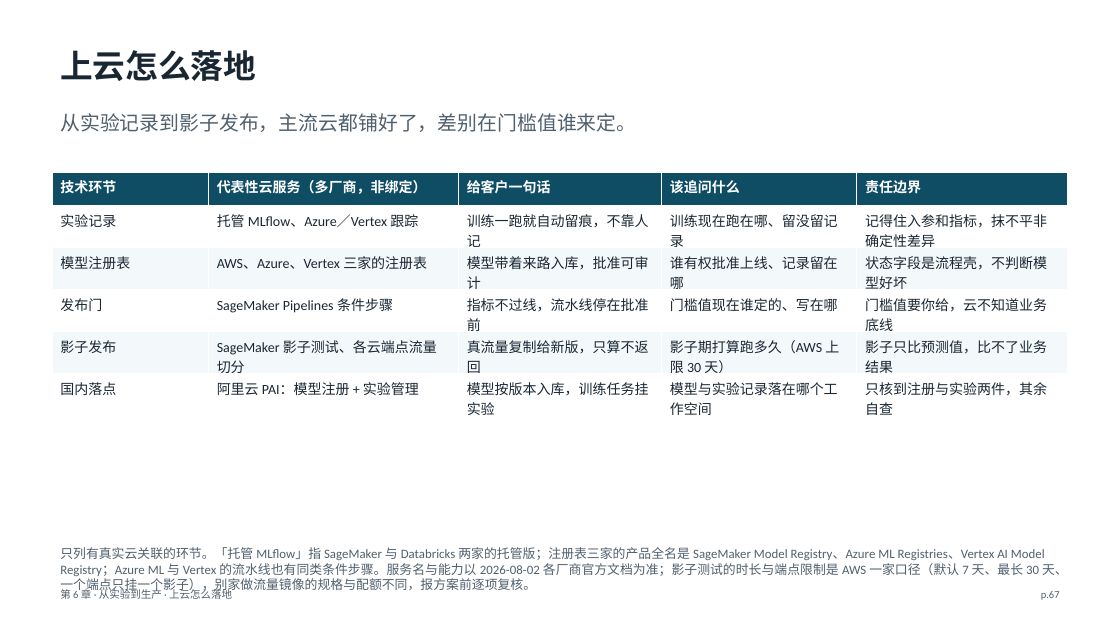
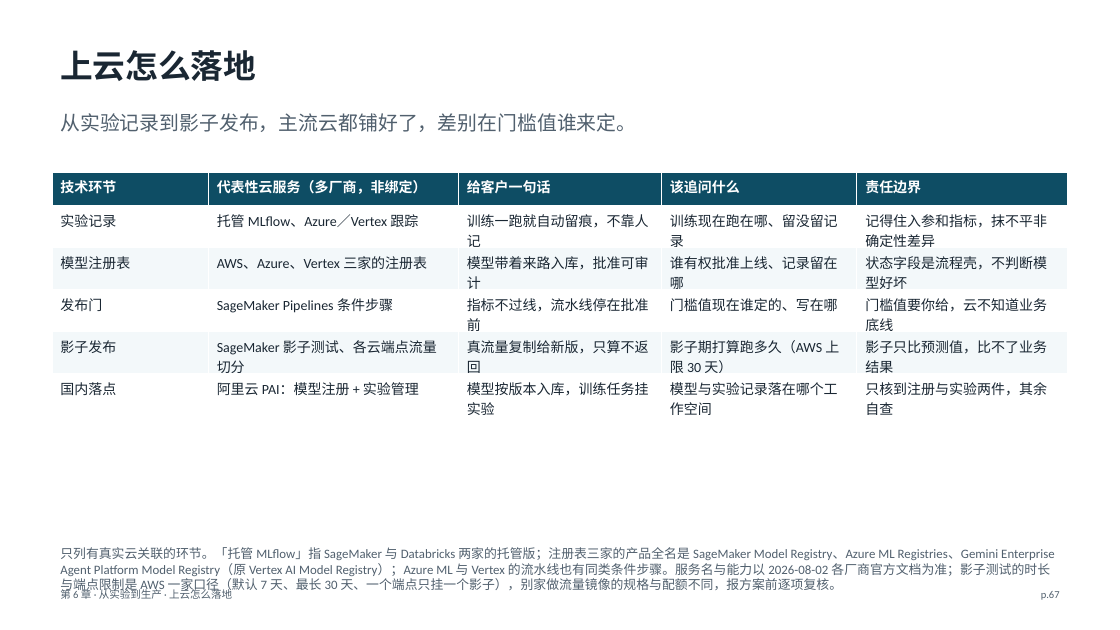
Before and after one commit to jasonlijiaxiang/ai-knowledge-base, a slide deck: slide 67 of PPT-version/Predictive-AI-MLOps/Predictive-AI-MLOps-讲义.pptx. Drawn at 1120x630 pixels with LibreOffice and Linux fonts; fonts in the diff are those of the drawing. Boxes give left, top, right and bottom in pixels: in the first picture for what was removed or moved away, otherwise in the second. Text is boxed around its words. In the diff, an @@ line names an element or a change of style, - is before the commit and + after.

Commit message:
阶段 D 内容销账：67 条到期事实复核（32 变 25 销+7 跟随），讲义/网页/清单三处同步，D3 节奏纠偏 22 行 30→90

```diff
--- a/PPT-version/Predictive-AI-MLOps/Predictive-AI-MLOps-讲义.pptx
+++ b/PPT-version/Predictive-AI-MLOps/Predictive-AI-MLOps-讲义.pptx
@@ text at box(60, 547, 1055, 594): text changed @@
-只列有真实云关联的环节。「托管 MLflow」指 SageMaker 与 Databricks 两家的托管版；注册表三家的产品全名是 SageMaker Model Registry、Azure ML Registries、Vertex AI Model Registry；Azure ML 与 Vertex 的流水线也有同类条件步骤。服务名与能力以 2026-08-02 各厂商官方文档为准；影子测试的时长与端点限制是 AWS 一家口径（默认 7 天、最长 30 天、一个端点只挂一个影子），别家做流量镜像的规格与配额不同，报方案前逐项复核。
+只列有真实云关联的环节。「托管 MLflow」指 SageMaker 与 Databricks 两家的托管版；注册表三家的产品全名是 SageMaker Model Registry、Azure ML Registries、Gemini Enterprise Agent Platform Model Registry（原 Vertex AI Model Registry）；Azure ML 与 Vertex 的流水线也有同类条件步骤。服务名与能力以 2026-08-02 各厂商官方文档为准；影子测试的时长与端点限制是 AWS 一家口径（默认 7 天、最长 30 天、一个端点只挂一个影子），别家做流量镜像的规格与配额不同，报方案前逐项复核。
```
Also in this commit, not shown: 2 other slides changed, 55 other files.
